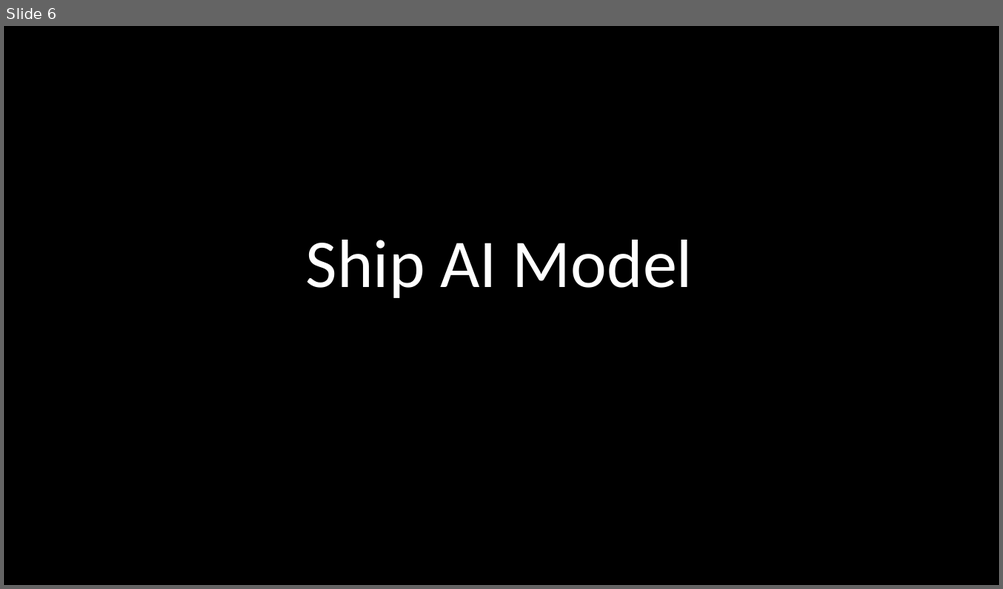
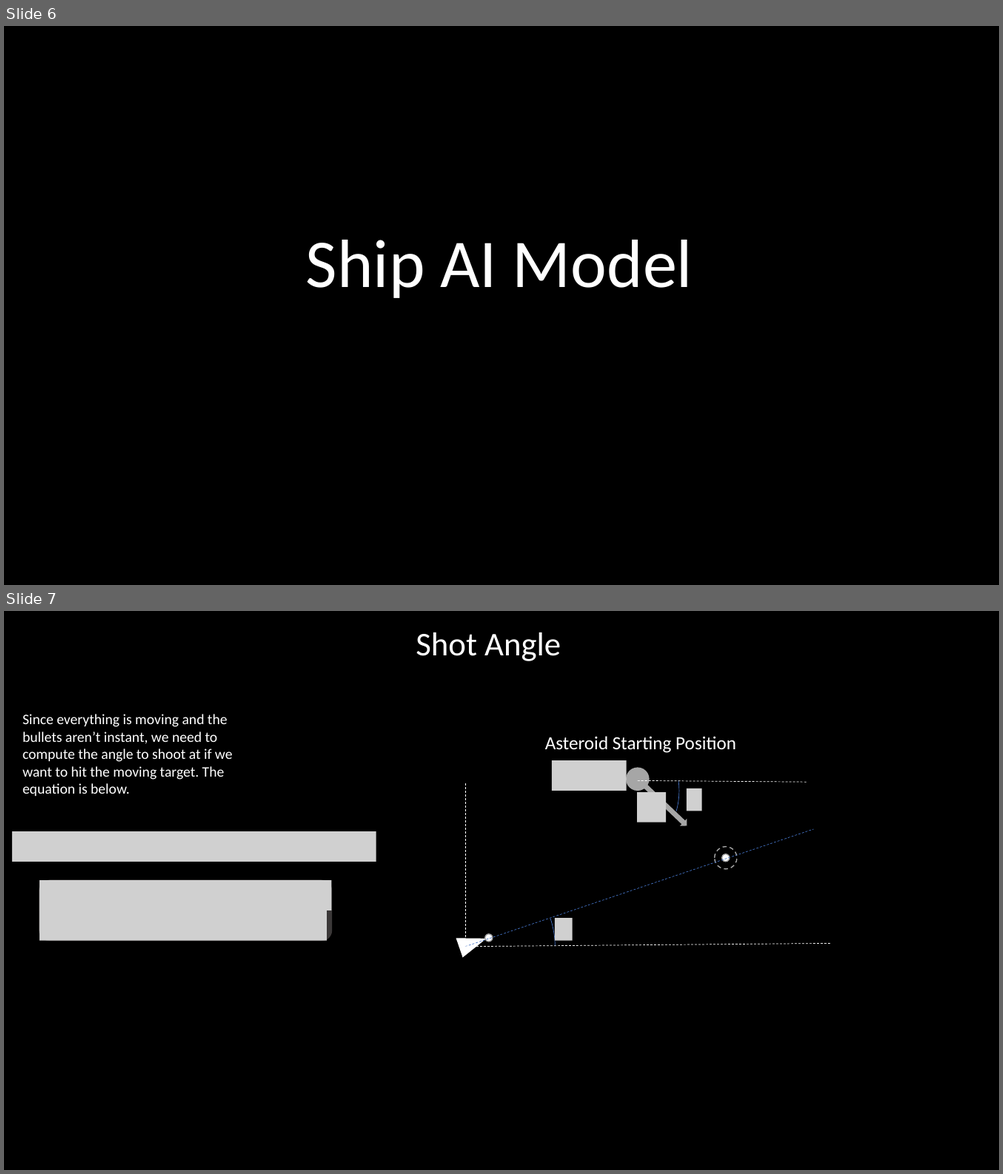
Before and after one commit to JumberlackCoding/ReverseAsteroids, a slide deck: GameDesignDocuments/GameDesignFigureMaker.pptx. Shown one above the other, each under a label of ours: slide 6 before the commit, slides 6 and 7 after it. The pictures are 1003x589 and 1003x1174 pixels, drawn with LibreOffice and Linux fonts; fonts in the diff are those of the drawing; grey boxes stand for pictures. Boxes give left, top, right and bottom in pixels: in the first picture for what was removed or moved away, otherwise in the second. Text is boxed around its words. In the diff, an @@ line names an element or a change of style, - is before the commit and + after.

```diff
--- a/GameDesignDocuments/GameDesignFigureMaker.pptx
+++ b/GameDesignDocuments/GameDesignFigureMaker.pptx
@@ slide 7 added at bbox=[4, 611, 999, 1170], background #000000 @@
@@ text added at bbox=[415, 632, 560, 661], 32 pt, text #FFFFFF @@
+Shot Angle
@@ text added at bbox=[22, 714, 233, 796], 14 pt, text #FFFFFF @@
+Since everything is moving and the bullets aren’t instant, we need to compute the angle to shoot at if we want to hit the moving target. The equation is below.
@@ arc (boxed as its full ellipse) added at bbox=[530, 716, 679, 866], outline #4472C4 0.5 pt @@
@@ text added at bbox=[545, 736, 736, 753], 18 pt, text #FFFFFF @@
+Asteroid Starting Position
@@ picture added at bbox=[552, 761, 626, 791] @@
@@ line added from (465, 942) to (465, 782), #FFFFFF 0.5 pt dashed @@
@@ ellipse added at bbox=[626, 768, 649, 790], fill #A6A6A6, outline #A6A6A6 1 pt @@
@@ right arrow added at bbox=[635, 776, 691, 829], fill #A6A6A6 @@
@@ line added from (637, 781) to (807, 782), #FFFFFF 0.5 pt dashed @@
@@ picture added at bbox=[637, 792, 666, 822] @@
@@ picture added at bbox=[686, 789, 702, 811] @@
@@ picture added at bbox=[12, 832, 376, 862] @@
@@ line added from (465, 947) to (814, 829), #4472C4 0.5 pt dashed @@
@@ ellipse added at bbox=[714, 847, 737, 869], outline #A6A6A6 1 pt dashed @@
@@ ellipse added at bbox=[722, 854, 729, 862], fill #FFFFFF, outline #A6A6A6 1 pt @@
@@ arc (boxed as its full ellipse) added at bbox=[369, 855, 555, 1042], outline #4472C4 0.5 pt @@
@@ rounded rectangle added at bbox=[40, 880, 332, 941], fill #3B3838, outline #3B3838 1 pt @@
@@ picture added at bbox=[40, 880, 332, 910] @@
@@ picture added at bbox=[40, 911, 327, 941] @@
@@ picture added at bbox=[555, 918, 572, 941] @@
@@ triangle added at bbox=[457, 930, 489, 957], fill #FFFFFF, outline #FFFFFF 1 pt @@
@@ ellipse added at bbox=[485, 934, 492, 942], fill #FFFFFF, outline #A6A6A6 1 pt @@
@@ line added from (465, 947) to (831, 944), #FFFFFF 0.5 pt dashed @@
```
Also in this commit, not shown: 4 slides changed, 2 other slides added.
